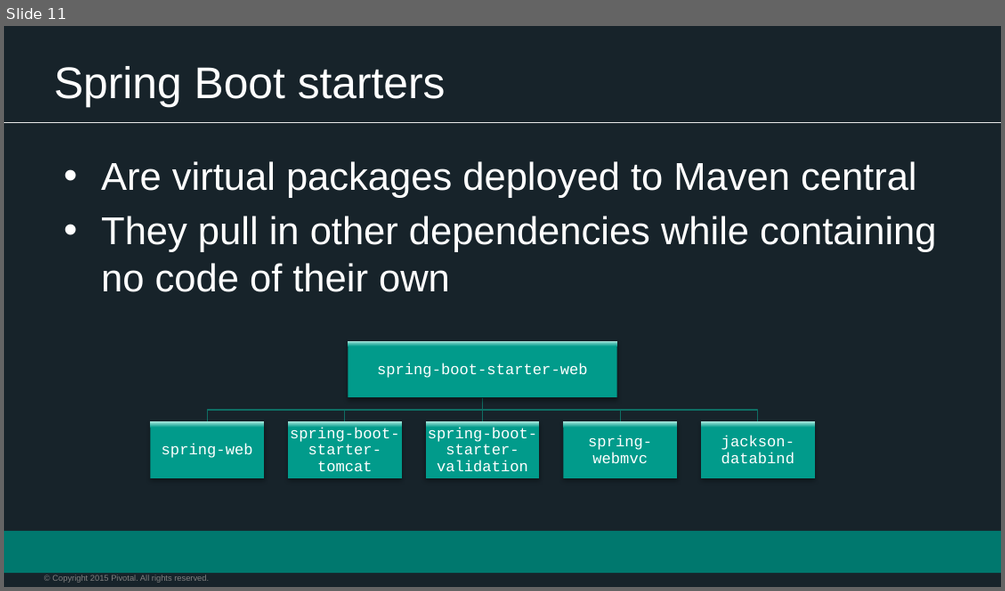
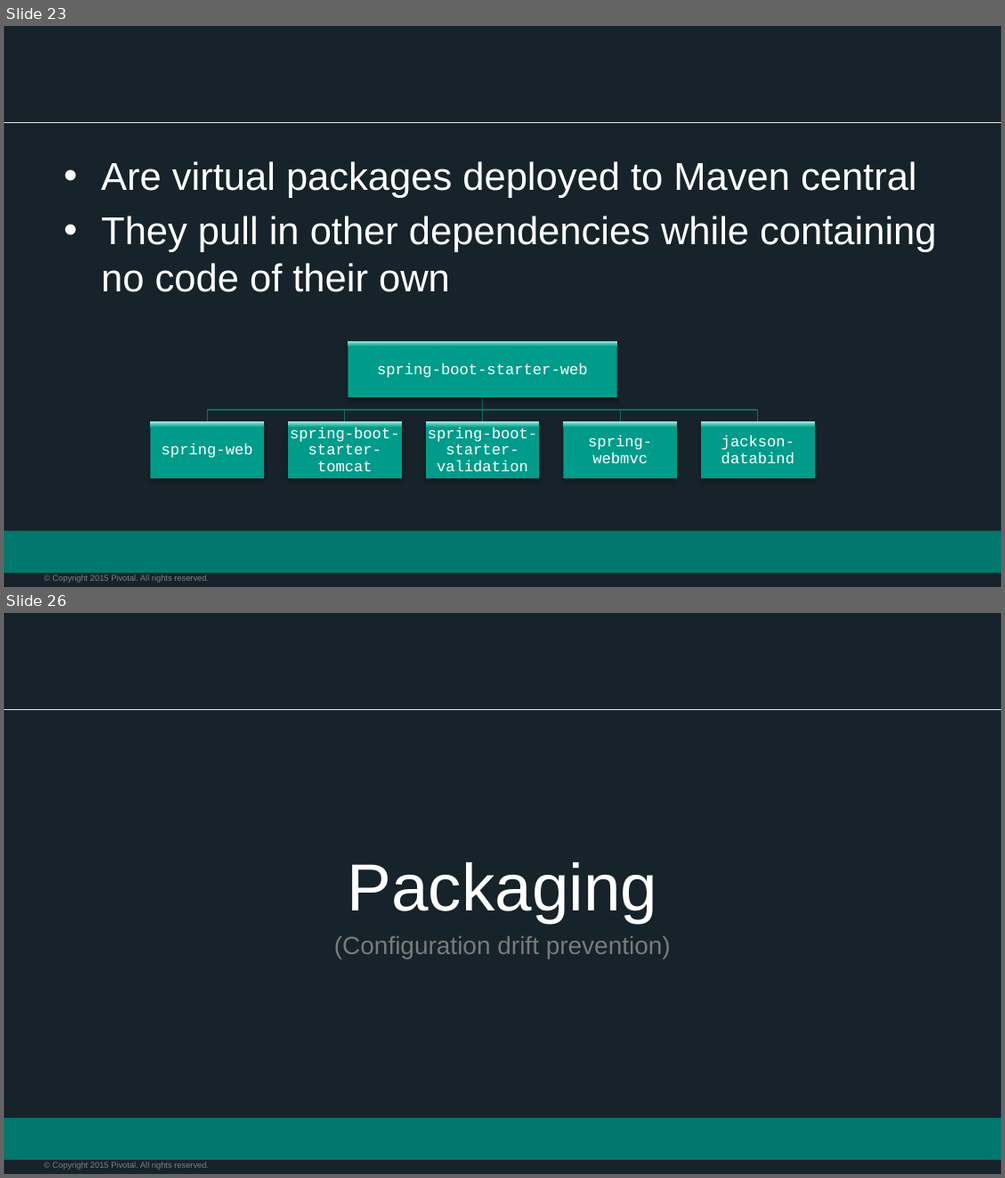
Before and after one commit to appalrpivotal/PCF-Workshop-ESI, a slide deck: presentations/5-Spring_Overview.pptx. Shown one above the other, each under a label of ours: slide 11 before the commit, slides 23 and 26 after it; the slides between them are not shown. The pictures are 1005x591 and 1005x1178 pixels, drawn with LibreOffice and Linux fonts; fonts in the diff are those of the drawing; background and template pictures are left out. Boxes give left, top, right and bottom in pixels: in the first picture for what was removed or moved away, otherwise in the second. Text is boxed around its words. In the diff, an @@ line names an element or a change of style, - is before the commit and + after.

```diff
--- a/presentations/5-Spring_Overview.pptx
+++ b/presentations/5-Spring_Overview.pptx
@@ slide 26 added at [4, 613, 1001, 1174], background #17232A; not listed: 3 template elements that a slide beside it also shows @@
@@ text added at [334, 862, 671, 958], 18 pt, text #7A7A7A @@
+Packaging
+(Configuration drift prevention)
@@ what was slide 11 is now slide 23 @@
@@ slide 23 changed as well @@
@@ title removed at [54, 66, 445, 107] @@
-Spring Boot starters
```
Also in this commit, not shown: 22 other slides changed, 30 other slides added, 1 slide removed, 1 other file.
